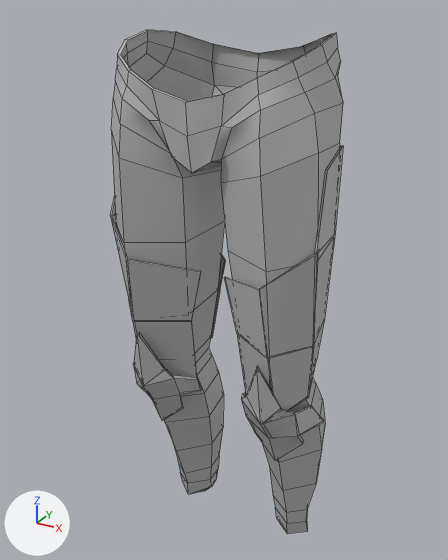
What one commit did to the FBX model Assets/Resources/Data/Game/Items/Import/Pants_Medieval.fbx.
Camera for both pictures: a 50 mm lens placed at (0.447, -0.834, 1.081), pointed at (-0.013, 0.004, 0.662). The axes (+X, +Y, +Z) are drawn at lower left. The lights are the same throughout. Mesh edges are drawn as thin lines. Where no turn or scale is listed for an object, it has been applied to the vertices.

Objects in the first picture: 'Pants_Medieval'.
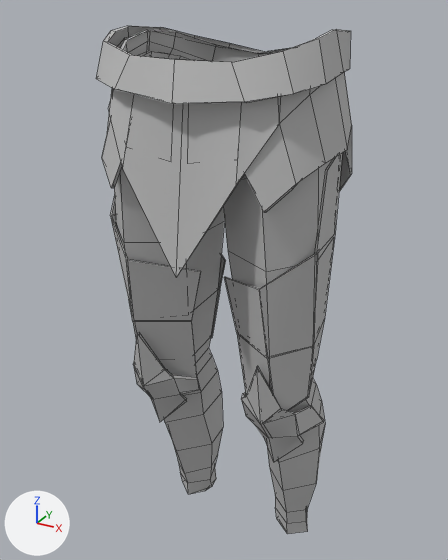
Location of each change, [x1, y1, x2, y2] in pixels of the pictures (448 x 560 px; the box of a moved part takes in the faces that stretch with it):
'Pants_Medieval', reshaped (10% wider): before [110, 29, 343, 534]; after [96, 26, 352, 534]
part 1 of me_mesh, added: after [102, 31, 352, 212]
part 2 of me_mesh, added: after [96, 26, 351, 104]
part 3 of me_mesh, added: after [108, 89, 280, 277]
part 4 of me_mesh, moved or reshaped: before [147, 31, 259, 101]; after [170, 31, 259, 62]
part 5 of me_mesh, moved or reshaped: before [257, 35, 331, 77]; after [258, 48, 289, 56]
part 6 of me_mesh, moved or reshaped: [152, 357, 325, 530] in both

What changed in the scene script:
```text
Add mat_pants_medieval:
    mat_pants_medieval = principled_material('Pants_Medieval')
    mat_pants_medieval.base_color = (0.5, 0.5, 0.5)  # grey #bcbcbc
    mat_pants_medieval.roughness = 0.859
Change me_mesh:
    used by ob_pants_medieval; location = (0.0, 0.0, 0.0)
    verts and faces of me_mesh; kept vertices keep their numbers, new ones are numbered from 391
    before: 77 (-0.077, 0.084, 1.028) at pixel (213, 43), 83 (-0.083, 0.098, 0.963) at pixel (214, 85)
    before: 88 (0.077, 0.084, 1.028) at pixel (303, 46), 91 (0.083, 0.098, 0.963)
    remove me_mesh.from_pydata(...)  # 391 vertices, 378 faces; spans x -0.178..0.178, y -0.129..0.119, z 0.131..1.051
    remove me_mesh.materials.append(mat_lambert14)  # grey #bcbcbc
    add me_mesh.from_pydata(...)  # 551 vertices, 498 faces; spans x -0.191..0.191, y -0.166..0.112, z 0.131..1.056
    me_mesh part 1: a new loose piece of 79 vertices spanning x -0.191..0.191, y -0.143..0.111, z 0.763..1.048, in mat_pants_medieval (grey #bcbcbc)
    me_mesh part 2: a new loose piece of 64 vertices spanning x -0.174..0.174, y -0.166..0.106, z 0.97..1.056, in mat_pants_medieval (grey #bcbcbc)
    me_mesh part 3: a new loose piece of 17 vertices spanning x -0.133..0.132, y -0.161..-0.096, z 0.732..1.009, in mat_pants_medieval (grey #bcbcbc)
    me_mesh part 4
    add verts[77] = (-0.076, 0.09, 1.027)  # moved, pixel (215, 44)
    add verts[83] = (-0.083, 0.092, 0.963)  # moved
    me_mesh part 5
    add verts[88] = (0.077, 0.09, 1.021)  # moved
    add verts[91] = (0.083, 0.092, 0.963)  # moved
    me_mesh part 6
    5 vertices in x -0.151..0.151, y 0.072..0.116, z 0.167..0.436 move by (0.0, -0.005, 0.0)
    4 vertices in x -0.116..0.116, y -0.051..0.112, z 0.14..0.376 move by (0.0, -0.006, 0.0)
    33 vertices move from x -0.172..0.172, y -0.045..0.119, z 0.137..0.442 to x -0.168..0.168, y -0.028..0.112, z 0.137..0.442
    add me_mesh.materials.append(mat_pants_medieval)  # grey #bcbcbc
```
